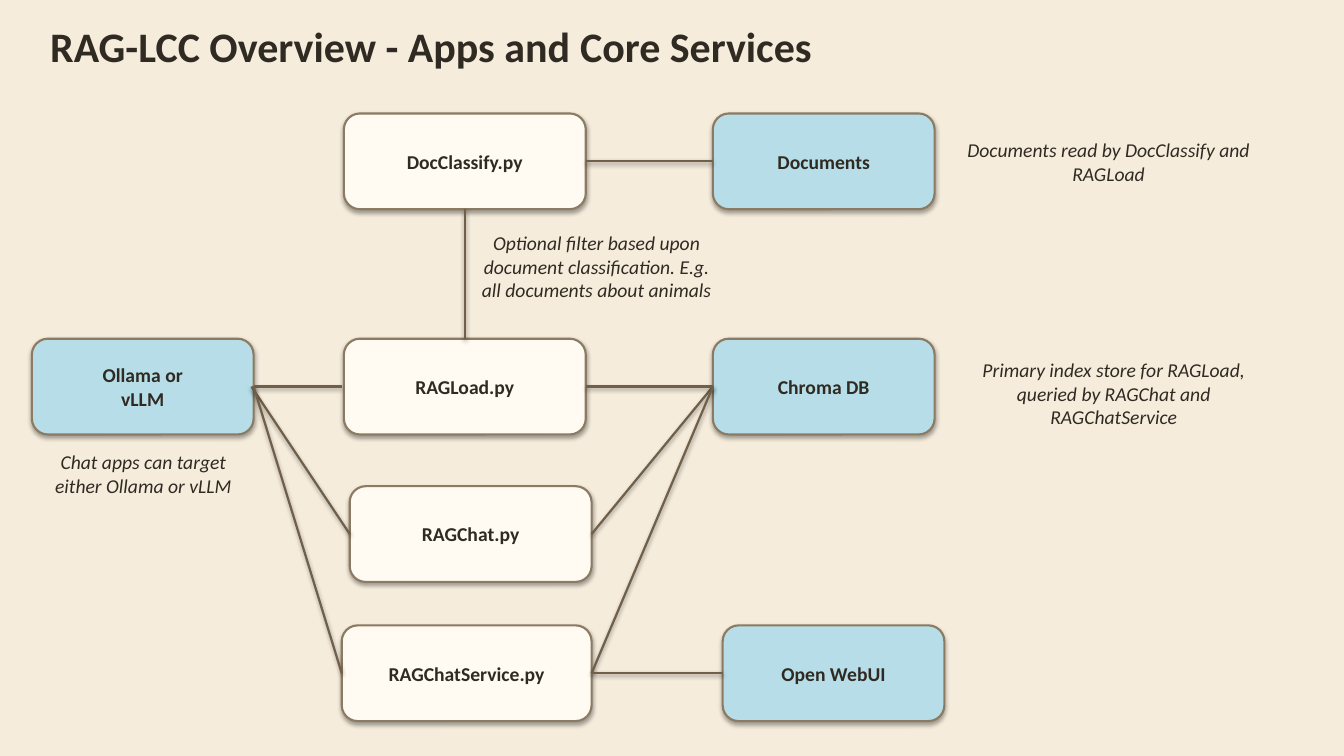
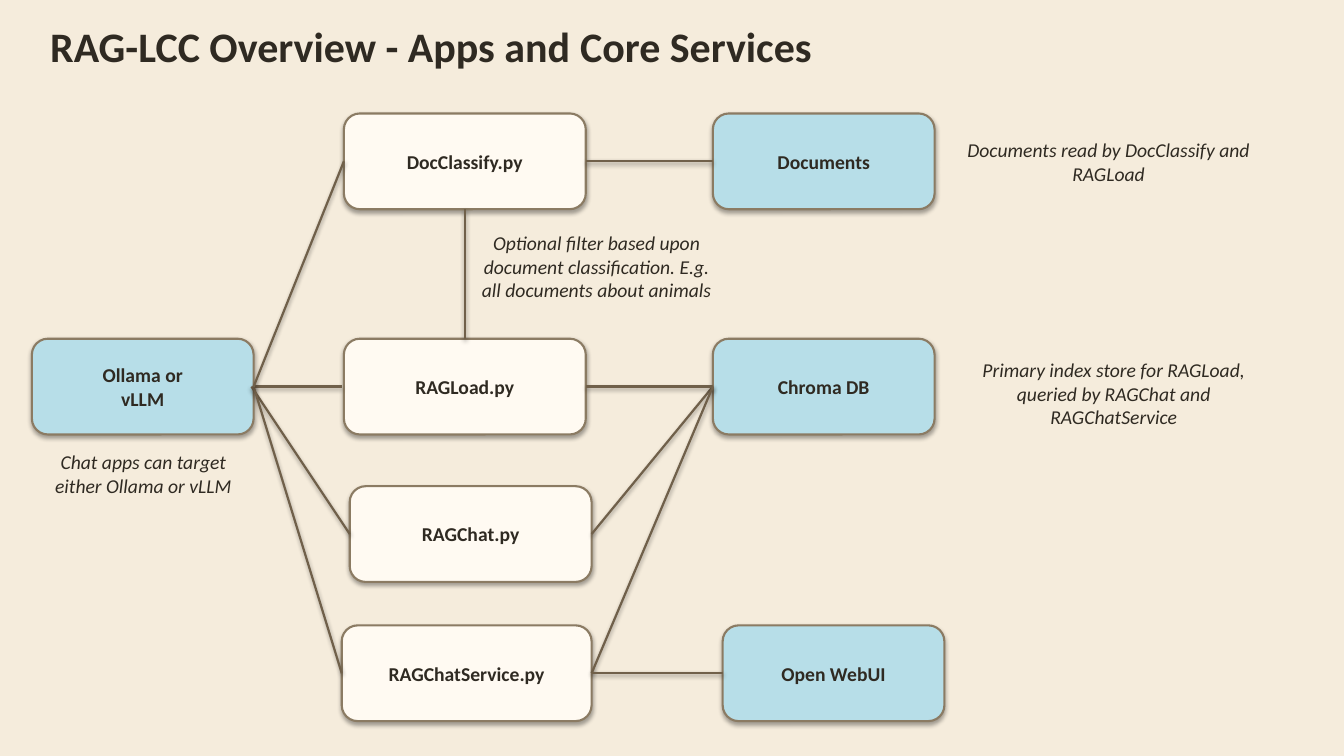
Before and after one commit to HarinezumIgel/RAG-LCC, a slide deck: slide 2 of Documentation/Presentations/RAG-LCC_Overview_Diagram.pptx. Drawn at 1344x756 pixels with LibreOffice and Linux fonts; fonts in the diff are those of the drawing. Boxes give left, top, right and bottom in pixels: in the first picture for what was removed or moved away, otherwise in the second. Text is boxed around its words. In the diff, an @@ line names an element or a change of style, - is before the commit and + after.

Commit message:
Update presentation assets and refresh signatures

```diff
--- a/Documentation/Presentations/RAG-LCC_Overview_Diagram.pptx
+++ b/Documentation/Presentations/RAG-LCC_Overview_Diagram.pptx
@@ line added from (344, 161) to (254, 387), #70604A 1.6 pt @@
```
Also in this commit, not shown: 5 other files.
